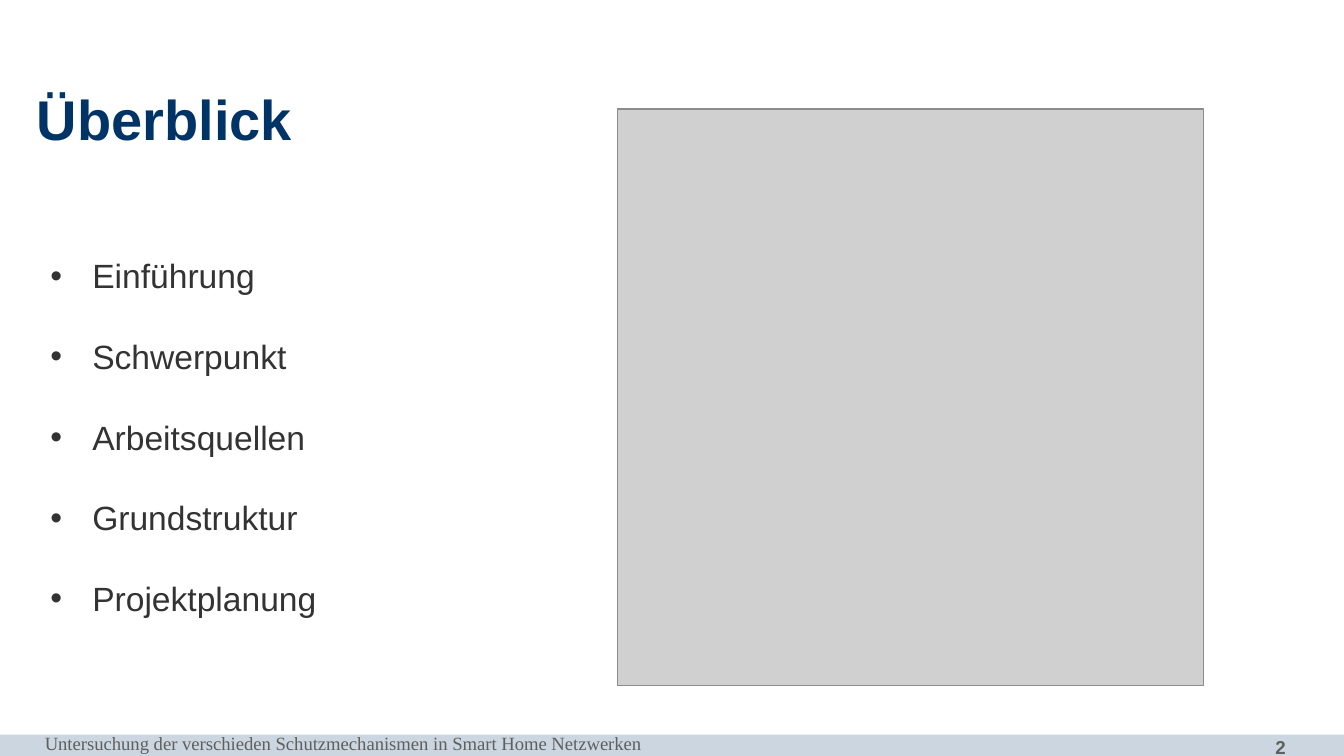
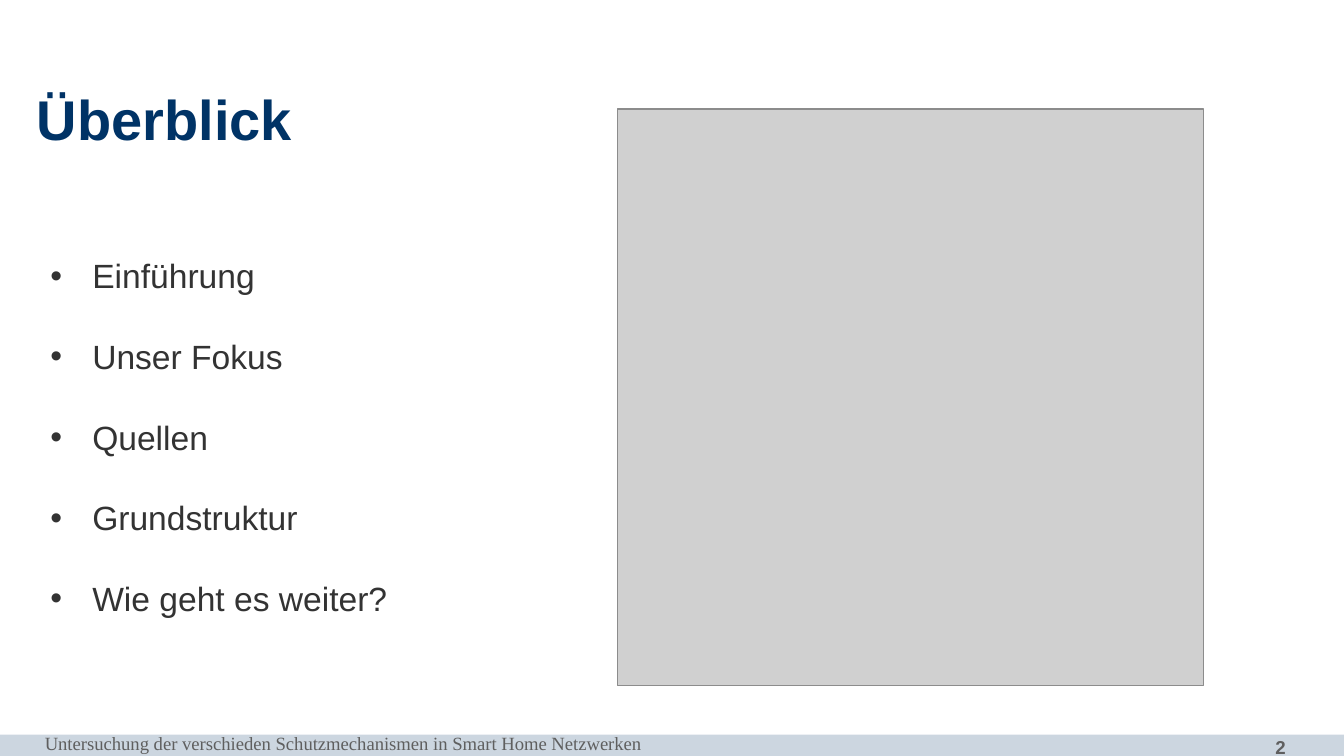
Before and after one commit to aimanalhazmi/IoT_Network_Security, a slide deck: slide 2 of IoT_Network_Security.pptx. Drawn at 1344x756 pixels with LibreOffice and Linux fonts; fonts in the diff are those of the drawing; grey boxes stand for pictures; background and template pictures are left out. Boxes give left, top, right and bottom in pixels: in the first picture for what was removed or moved away, otherwise in the second. Text is boxed around its words. In the diff, an @@ line names an element or a change of style, - is before the commit and + after.

```diff
--- a/IoT_Network_Security.pptx
+++ b/IoT_Network_Security.pptx
@@ text at [92,344,282,456]: text changed @@
-• Schwerpunkt
-• Arbeitsquellen
+• Unser Fokus
+• Quellen
@@ text at [92,586,387,617]: text changed @@
-• Projektplanung
+• Wie geht es weiter?
```
Also in this commit, not shown: 3 other slides changed, 15 other files.
